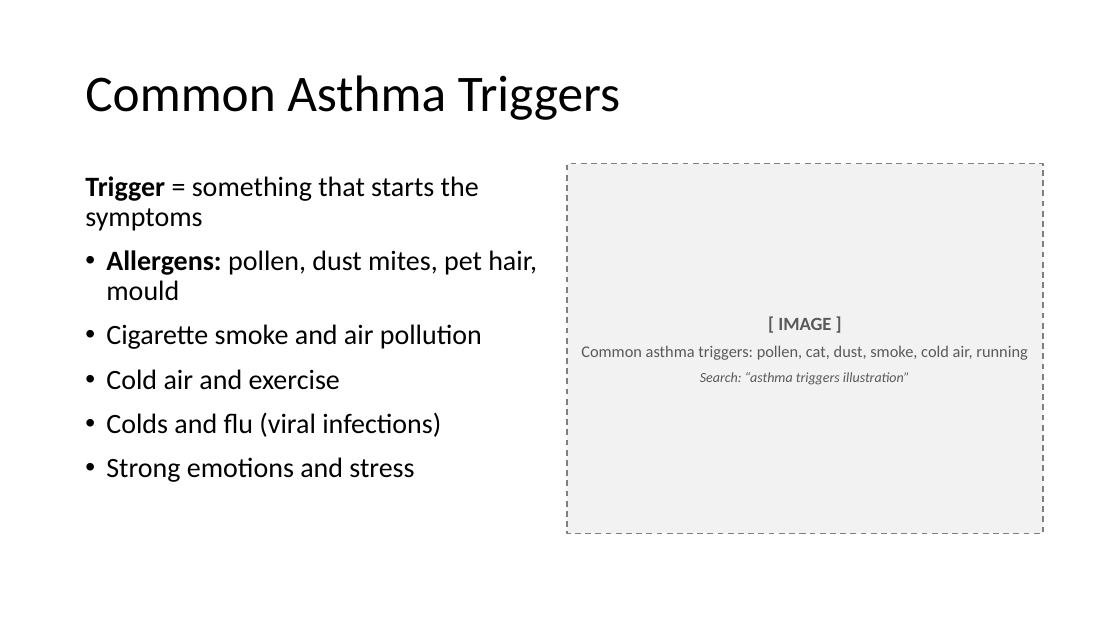
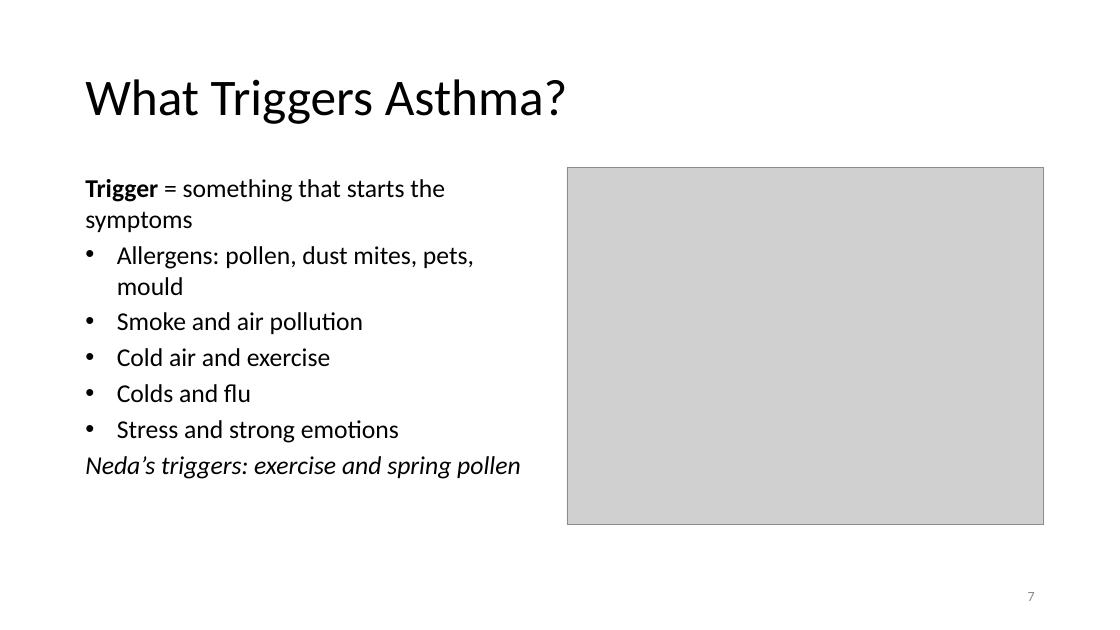
Before and after one commit to mrm145/Claude-CoWorkNotCode, a slide deck: slide 7 of Asthma_and_COPD_Presentation.pptx. Drawn at 1120x630 pixels with LibreOffice and Linux fonts; fonts in the diff are those of the drawing; grey boxes stand for pictures. Boxes give left, top, right and bottom in pixels: in the first picture for what was removed or moved away, otherwise in the second. Text is boxed around its words. In the diff, an @@ line names an element or a change of style, - is before the commit and + after.

```diff
--- a/Asthma_and_COPD_Presentation.pptx
+++ b/Asthma_and_COPD_Presentation.pptx
@@ title at (85, 79, 568, 124): text changed @@
-Common Asthma Triggers
+What Triggers Asthma?
@@ text at (85, 179, 445, 367): size 24 to 22 pt in "Trigger = something that starts the symptoms", "Cold air and exercise"; line spacing 0.9 to 1; less space between paragraphs; indent changed @@
@@ rectangle removed at (567, 164, 1044, 534) @@
-[ IMAGE ]
-Common asthma triggers: pollen, cat, dust, smoke, cold air, running
-Search: “asthma triggers illustration”
@@ picture added at (567, 168, 1044, 525) @@
@@ text at (117, 246, 474, 334): text changed; size 24 to 22 pt @@
-• Allergens: pollen, dust mites, pet hair, mould
-• Cigarette smoke and air pollution
+• Allergens: pollen, dust mites, pets, mould
+• Smoke and air pollution
@@ text at (85, 384, 520, 479): text changed; size 24 to 22 pt; italic on @@
-• Colds and flu (viral infections)
-• Strong emotions and stress
+• Colds and flu
+• Stress and strong emotions
+Neda’s triggers: exercise and spring pollen
@@ page number added at (1028, 592, 1035, 601), 12 pt, text #898989 @@
+7
```
Also in this commit, not shown: 13 other slides changed, 11 slides added, 9 slides removed, 1 other file.
